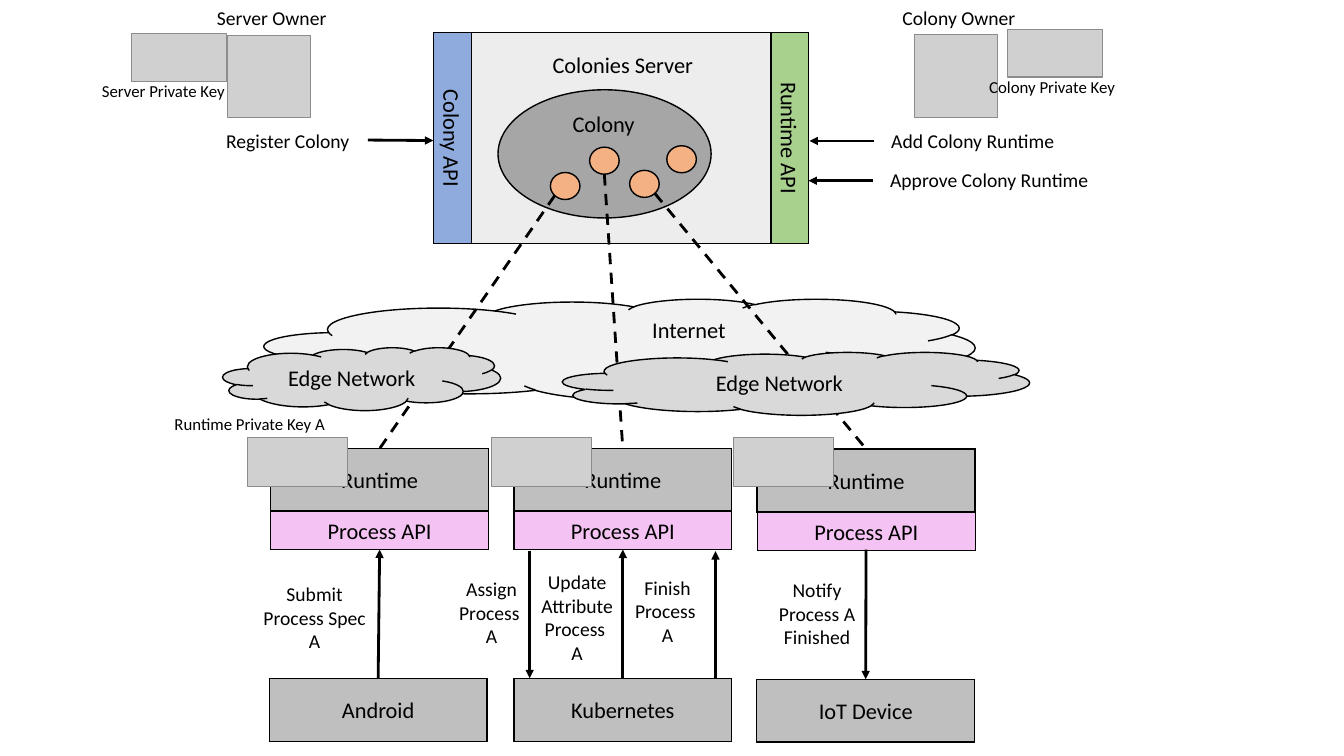
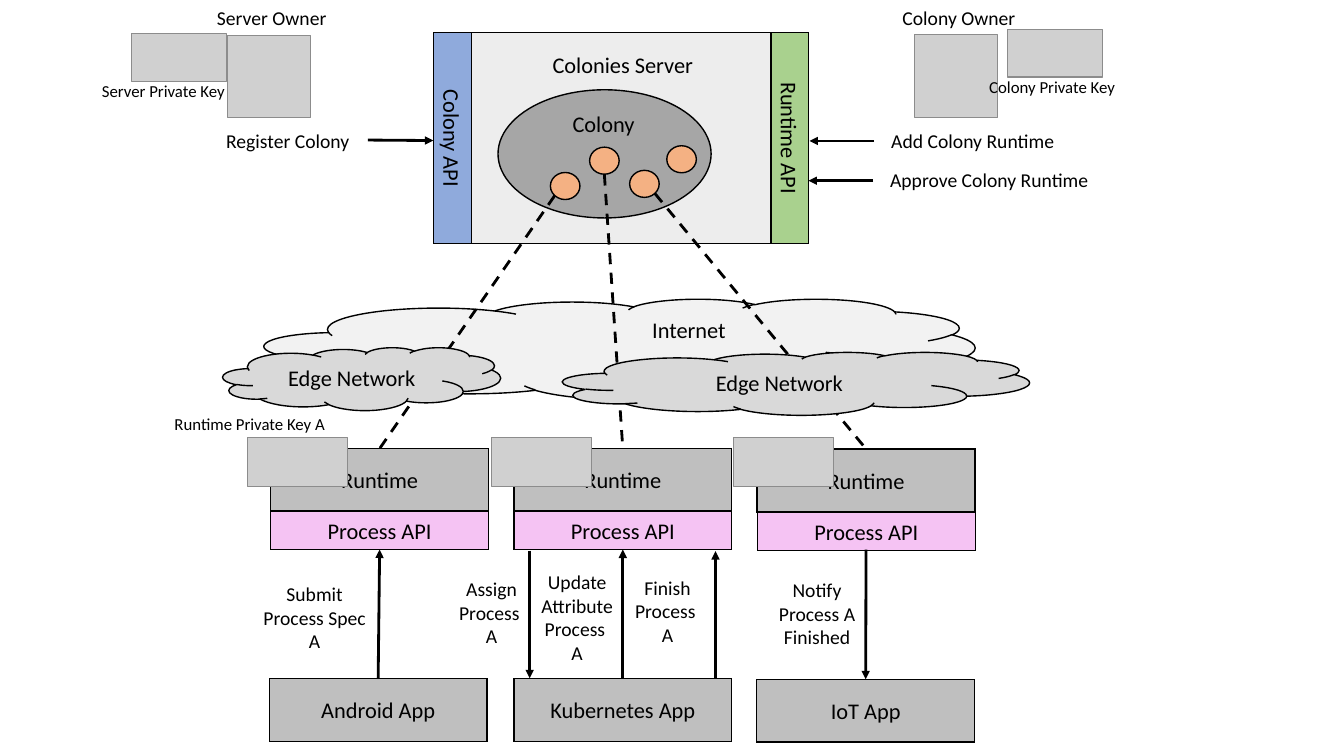
Before and after one commit to colonyos/colonies, a slide deck: slide 1 of docs/images/ColoniesArch.pptx. Drawn at 1344x756 pixels with LibreOffice and Linux fonts; fonts in the diff are those of the drawing; grey boxes stand for pictures. Boxes give left, top, right and bottom in pixels: in the first picture for what was removed or moved away, otherwise in the second. Text is boxed around its words. In the diff, an @@ line names an element or a change of style, - is before the commit and + after.

```diff
--- a/docs/images/ColoniesArch.pptx
+++ b/docs/images/ColoniesArch.pptx
@@ text in rectangle at bbox=[321, 702, 435, 722]: text changed @@
-Android
+Android App
@@ text in rectangle at bbox=[550, 702, 695, 722]: text changed @@
-Kubernetes
+Kubernetes App
@@ text in rectangle at bbox=[831, 704, 900, 723]: text changed @@
-IoT Device
+IoT App
```
Also in this commit, not shown: 1 other file.
